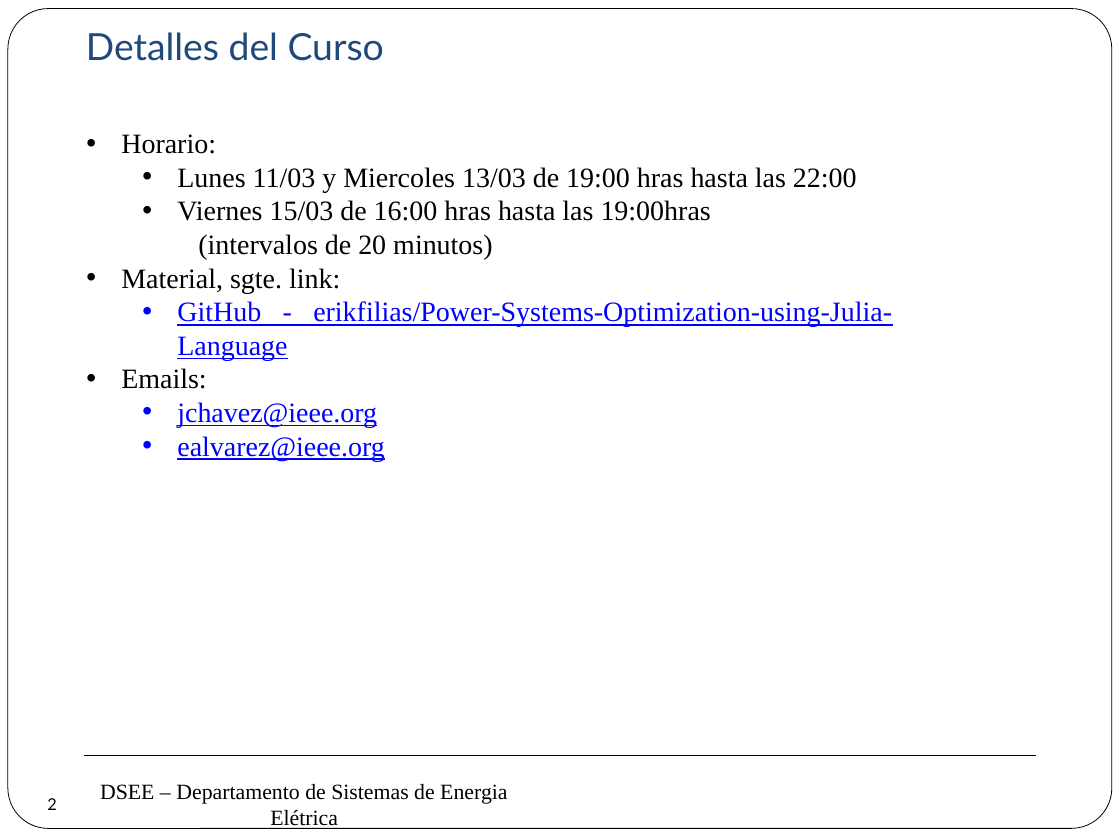
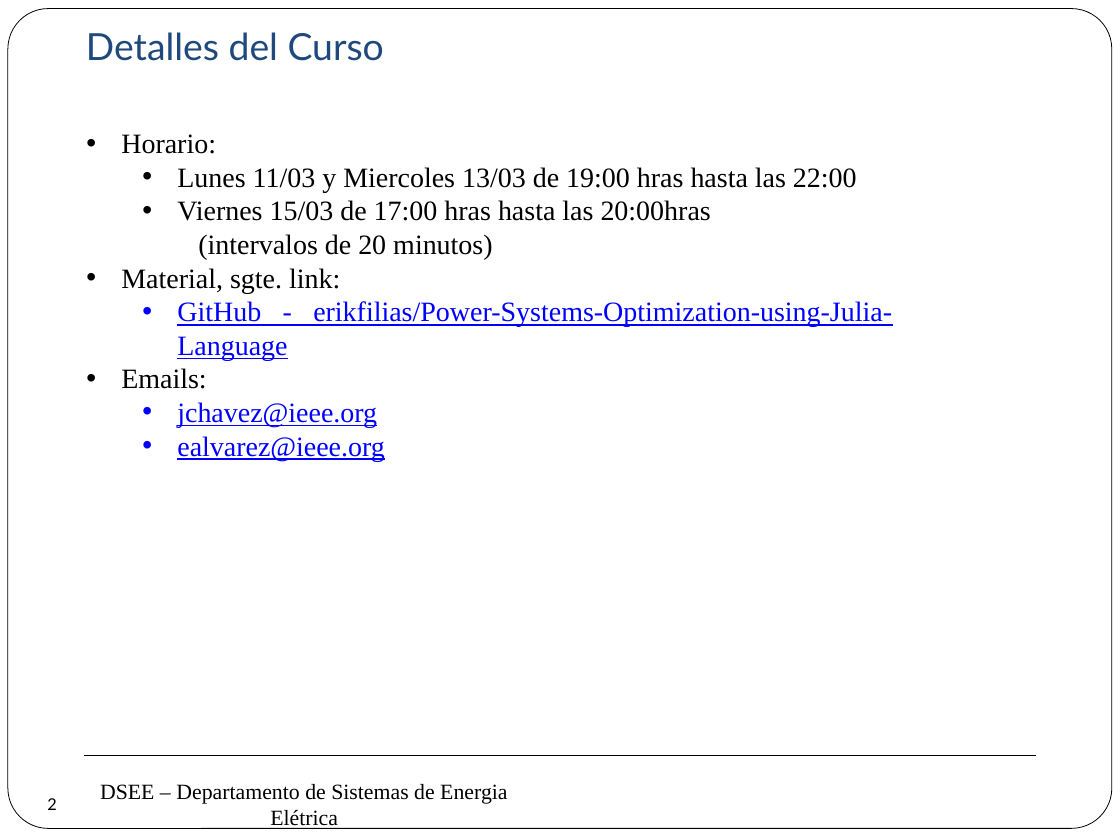
Before and after one commit to erikfilias/Power-Systems-Optimization-using-Julia-Language, a slide deck: slide 2 of 1. Lectures/Introducción a la Optimización aplicada a Sistemas de Energía Eléctrica/Dia 1/1. Presentación.pptx. Drawn at 1120x840 pixels with LibreOffice and Linux fonts; fonts in the diff are those of the drawing; background and template pictures are left out. Boxes give left, top, right and bottom in pixels: in the first picture for what was removed or moved away, otherwise in the second. Text is boxed around its words. In the diff, an @@ line names an element or a change of style, - is before the commit and + after.

```diff
--- a/1. Lectures/Introducción a la Optimización aplicada a Sistemas de Energía Eléctrica/Dia 1/1. Presentación.pptx
+++ b/1. Lectures/Introducción a la Optimización aplicada a Sistemas de Energía Eléctrica/Dia 1/1. Presentación.pptx
@@ text at box(177, 200, 711, 221): text changed @@
-  • Viernes 15/03 de 16:00 hras hasta las 19:00hras
+  • Viernes 15/03 de 17:00 hras hasta las 20:00hras
```
Also in this commit, not shown: 1 other file.
